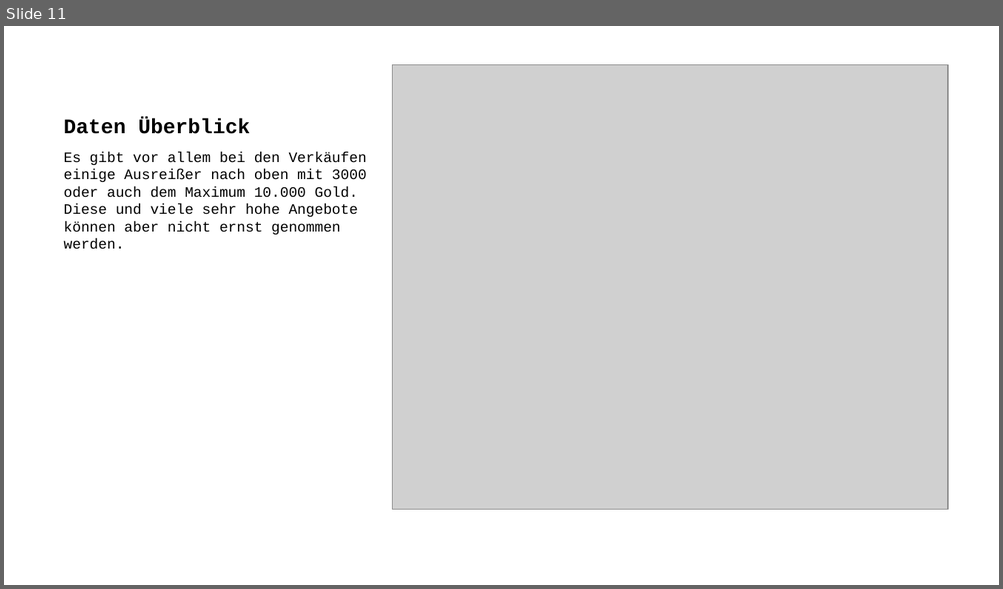
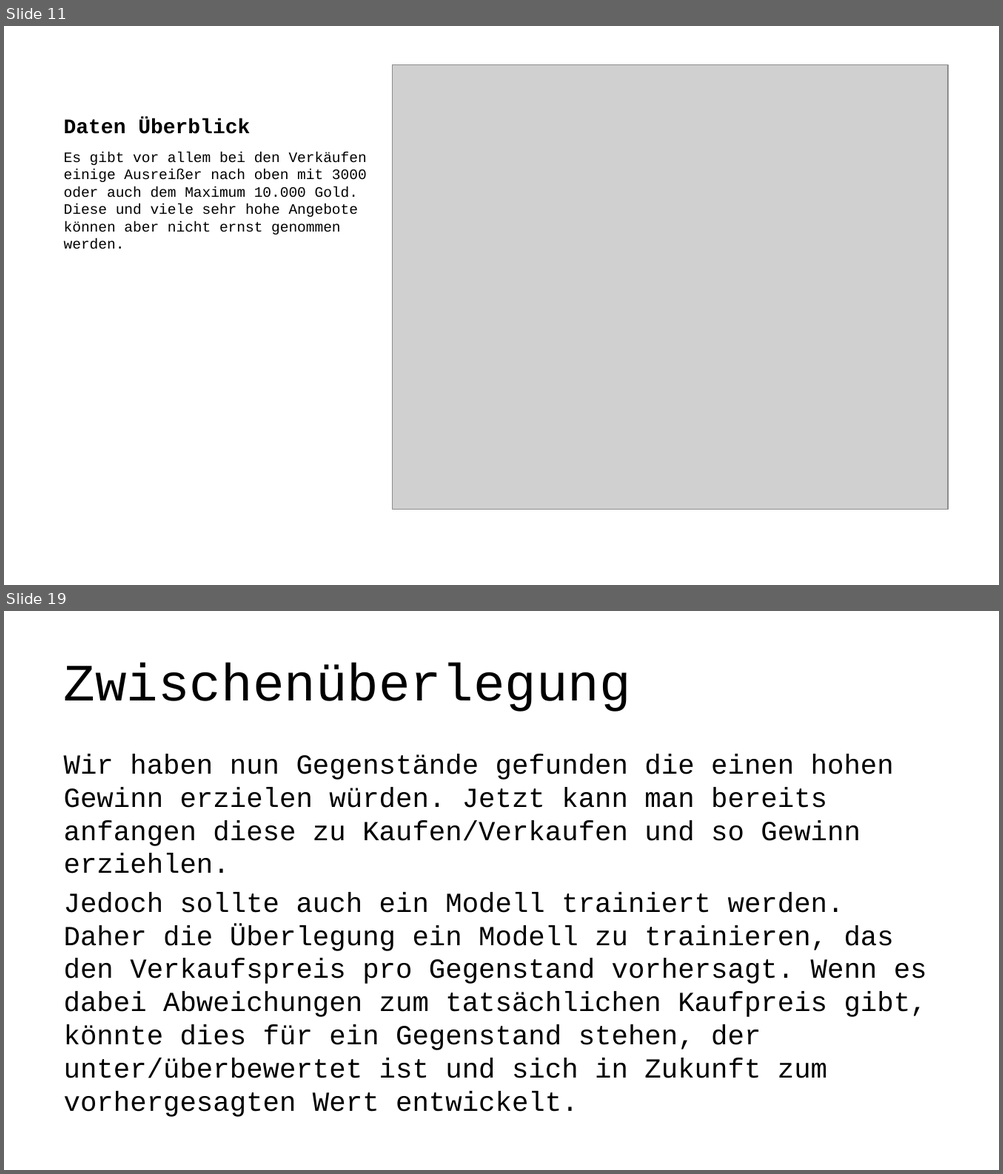
Before and after one commit to lz039/Gw2Trading, a slide deck: reports/presentation.pptx. Shown one above the other, each under a label of ours: slide 11 before the commit, slides 11 and 19 after it; the slides between them are not shown. The pictures are 1003x589 and 1003x1174 pixels, drawn with LibreOffice and Linux fonts; fonts in the diff are those of the drawing; grey boxes stand for pictures. Boxes give left, top, right and bottom in pixels: in the first picture for what was removed or moved away, otherwise in the second. Text is boxed around its words. In the diff, an @@ line names an element or a change of style, - is before the commit and + after.

```diff
--- a/reports/presentation.pptx
+++ b/reports/presentation.pptx
@@ slide 19 added at [4, 611, 999, 1170], background #FFFFFF @@
@@ title added at [64, 664, 631, 712], 38 pt, text #000000 @@
+Zwischenüberlegung
@@ text added at [64, 754, 927, 1117], 20 pt, text #000000 @@
+Wir haben nun Gegenstände gefunden die einen hohen Gewinn erzielen würden. Jetzt kann man bereits anfangen diese zu Kaufen/Verkaufen und so Gewinn erziehlen.
+Jedoch sollte auch ein Modell trainiert werden. Daher die Überlegung ein Modell zu trainieren, das den Verkaufspreis pro Gegenstand vorhersagt. Wenn es dabei Abweichungen zum tatsächlichen Kaufpreis gibt, könnte dies für ein Gegenstand stehen, der unter/überbewertet ist und sich in Zukunft zum vorhergesagten Wert entwickelt.
```
Also in this commit, not shown: 5 slides changed, 15 other slides added, 2 slides removed, 3 other files.
